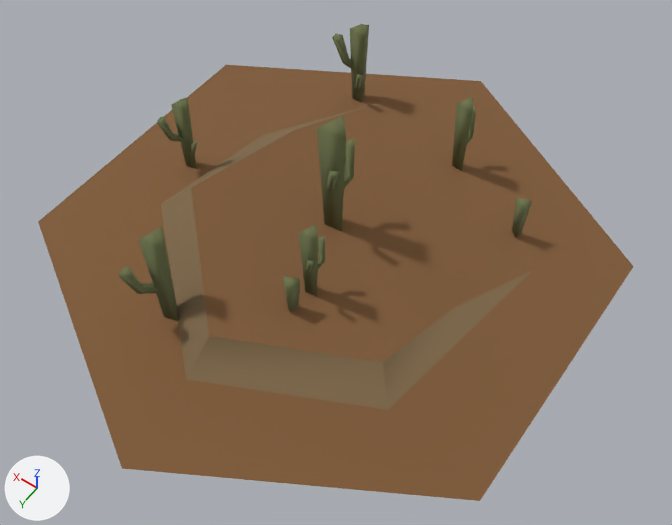
The glTF model client/public/models/biomes/subtropicalDesert.glb as it was, and as the next commit left it.
Rendered twice from a camera (50 mm lens) standing at (-1.162, 1.593, 2.419) and looking at (-0.126, 0.143, 0.14). Every picture has the same lights, and +X, +Y and +Z are marked at lower left. Vertices at the same position are counted once.

The older version as bpy lines, for what is in view:
```python
me_cacti = bpy.data.meshes.new('Cacti')
me_cacti.from_pydata(...)  # 156 vertices, 240 faces; spans x -0.515..0.63, y -0.648..0.649, z 0.0..0.576
me_cacti.materials.append(mat_cactus)  # dark green #6f774d
me_subtropical_desert_terrain = bpy.data.meshes.new('Subtropical Desert Terrain')
me_subtropical_desert_terrain.from_pydata(...)  # 23 vertices, 32 faces; spans x -0.87..0.87, y -1.0..1.0, z 0.0..0.16
# faces by material slot: [23, 9]
me_subtropical_desert_terrain.materials.append(mat_orange_sand)  # brown #7f5b38
me_subtropical_desert_terrain.materials.append(mat_gray_dirt)  # brown #7f694a
ob_cacti = bpy.data.objects.new('Cacti', me_cacti)
ob_cacti.location = (0.0, 0.0, 0.0)
ob_subtropical_desert_terrain = bpy.data.objects.new('Subtropical Desert Terrain', me_subtropical_desert_terrain)
ob_subtropical_desert_terrain.location = (0.0, 0.0, 0.0)
```
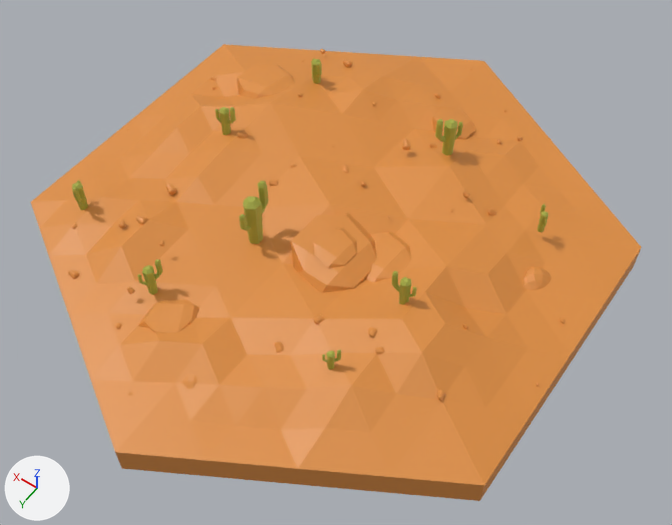
Pixel boxes [x1, y1, x2, y2] of what changed, in the pictures (672 x 525 px):
```json
{"object": "Subtropical Desert Terrain", "change": "reshaped", "before": [38, 65, 634, 501], "after": [31, 44, 641, 501]}
{"object": "Cacti", "change": "deleted", "before": [119, 24, 532, 321]}
{"object": "rocksbig", "change": "added", "after": [138, 64, 476, 333], "on screen": "orange"}
{"object": "cactuses", "change": "added", "after": [72, 58, 549, 370], "on screen": "yellow"}
{"object": "rokcs", "change": "added", "after": [68, 49, 566, 401], "on screen": "orange"}
```

Scene script edits in JSON lines:
```json
{"op": "add", "block": "mat_desert", "code": ["mat_desert = principled_material('desert')", "mat_desert.base_color = (0.738, 0.275, 0.0529)  # orange #df8f41"]}
{"op": "add", "block": "mat_cactus_1", "code": ["mat_cactus_1 = principled_material('cactus')", "mat_cactus_1.base_color = (0.401, 0.434, 0.0589)  # yellow #aab045"]}
{"block": "me_subtropical_desert_terrain", "where": "# used by ob_subtropical_desert_terrain; location = (0.0, 0.0, 0.0)"}
{"op": "remove", "block": "me_subtropical_desert_terrain", "code": "me_subtropical_desert_terrain.from_pydata(...)  # 23 vertices, 32 faces; spans x -0.87..0.87, y -1.0..1.0, z 0.0..0.16"}
{"op": "remove", "block": "me_subtropical_desert_terrain", "code": "me_subtropical_desert_terrain.materials.append(mat_orange_sand)  # brown #7f5b38"}
{"op": "remove", "block": "me_subtropical_desert_terrain", "code": "me_subtropical_desert_terrain.materials.append(mat_gray_dirt)  # brown #7f694a"}
{"op": "add", "block": "me_subtropical_desert_terrain", "code": "me_subtropical_desert_terrain.from_pydata(...)  # 278 vertices, 528 faces; spans x -0.87..0.87, y -1.0..1.0, z 0.0..0.22"}
{"block": "me_subtropical_desert_terrain", "change": "me_subtropical_desert_terrain part 1: 11 vertices removed from x -0.61..0.52, y -0.64..0.69, z 0.01..0.16; 266 vertices added at x -0.87..0.87, y -1.0..1.0, z 0.0..0.22"}
{"op": "add", "block": "me_subtropical_desert_terrain", "code": "me_subtropical_desert_terrain.materials.append(mat_desert)  # orange #df8f41"}
{"op": "add", "block": "me_cube_005", "code": ["me_cube_005 = bpy.data.meshes.new('Cube.005')", "me_cube_005.from_pydata(...)  # 144 vertices, 264 faces; spans x -0.328..0.652, y -0.695..0.671, z 0.112..0.217", "me_cube_005.materials.append(mat_desert)  # orange #df8f41"]}
{"op": "add", "block": "me_cylinder_002", "code": ["me_cylinder_002 = bpy.data.meshes.new('Cylinder.002')", "me_cylinder_002.from_pydata(...)  # 936 vertices, 1764 faces; spans x -0.604..0.697, y -0.502..0.587, z 0.13..0.368", "me_cylinder_002.materials.append(mat_cactus_1)  # yellow #aab045"]}
{"op": "add", "block": "me_rock_008", "code": ["me_rock_008 = bpy.data.meshes.new('rock.008')", "me_rock_008.from_pydata(...)  # 5880 vertices, 11520 faces; spans x -0.84..0.82, y -0.92..0.85, z 0.06..0.22", "me_rock_008.materials.append(mat_desert)  # orange #df8f41"]}
{"op": "remove", "block": "ob_cacti", "code": ["ob_cacti = bpy.data.objects.new('Cacti', me_cacti)", "ob_cacti.location = (0.0, 0.0, 0.0)"]}
{"op": "add", "block": "ob_rocksbig", "code": ["ob_rocksbig = bpy.data.objects.new('rocksbig', me_cube_005)", "ob_rocksbig.location = (0.0, 0.0, 0.0)"]}
{"op": "add", "block": "ob_cactuses", "code": ["ob_cactuses = bpy.data.objects.new('cactuses', me_cylinder_002)", "ob_cactuses.location = (0.0, 0.0, 0.0)"]}
{"op": "add", "block": "ob_rokcs", "code": ["ob_rokcs = bpy.data.objects.new('rokcs', me_rock_008)", "ob_rokcs.location = (0.0, 0.0, 0.0)"]}
```
